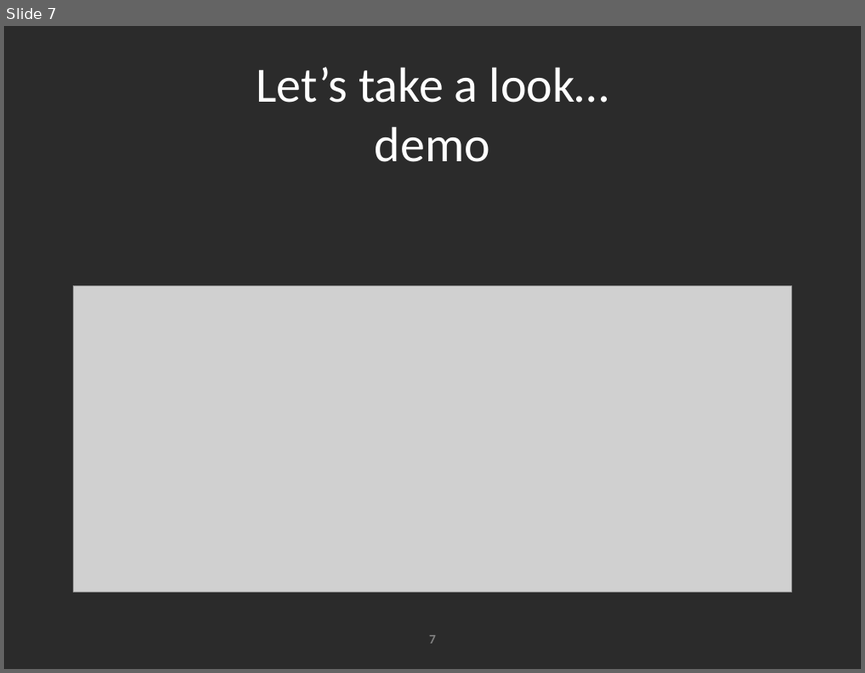
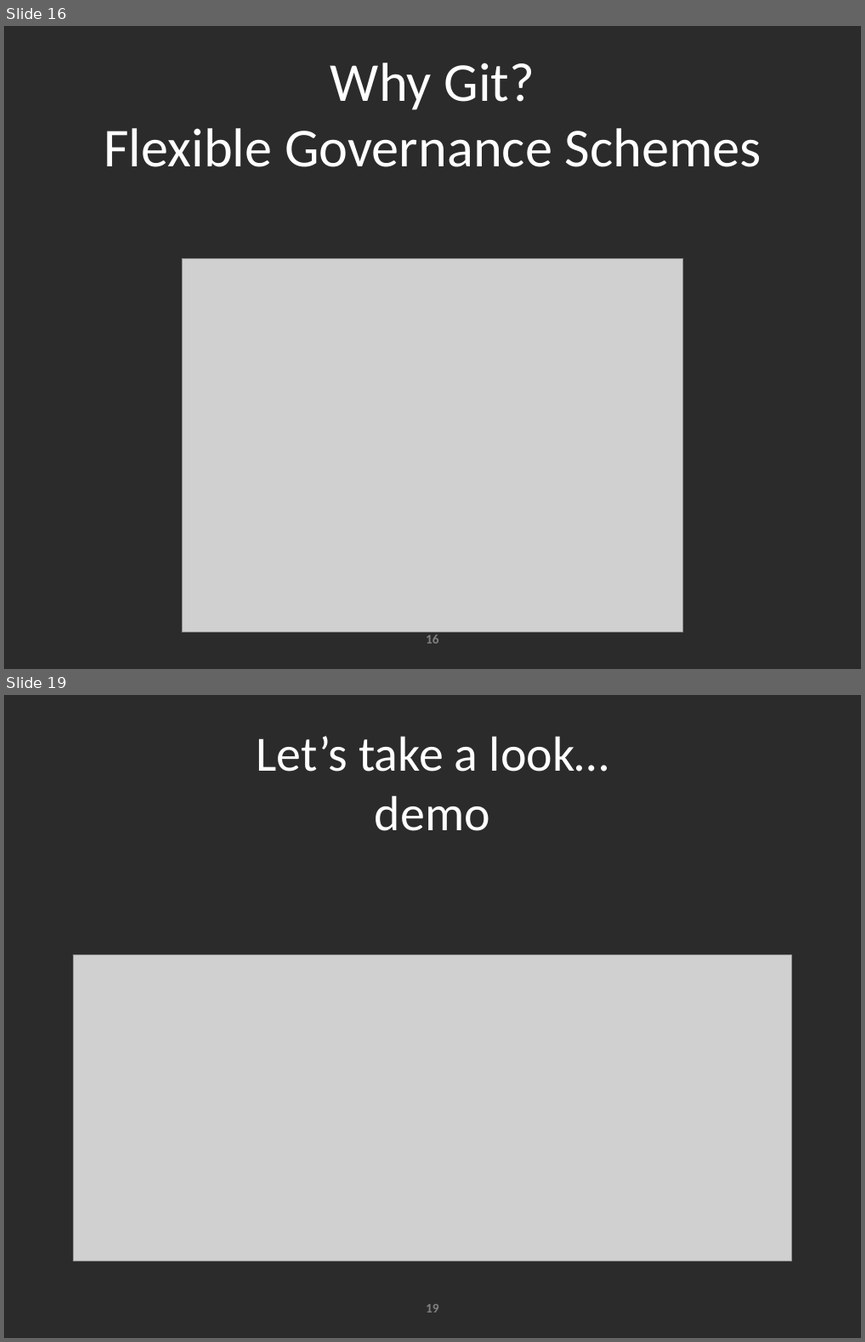
Before and after one commit to kevin-j-m/fedex-day, a slide deck: Fed Ex Days - Source Code Control presentation.pptx. Shown one above the other, each under a label of ours: slide 7 before the commit, slides 16 and 19 after it; the slides between them are not shown. The pictures are 865x673 and 865x1342 pixels, drawn with LibreOffice and Linux fonts; fonts in the diff are those of the drawing; grey boxes stand for pictures; background and template pictures are left out; a plain dark background stands for a picture behind light text. Boxes give left, top, right and bottom in pixels: in the first picture for what was removed or moved away, otherwise in the second. Text is boxed around its words. In the diff, an @@ line names an element or a change of style, - is before the commit and + after.

```diff
--- a/Fed Ex Days - Source Code Control presentation.pptx
+++ b/Fed Ex Days - Source Code Control presentation.pptx
@@ slide 16 added at bbox=[4, 26, 861, 669], background picture (left out) @@
@@ title added at bbox=[103, 63, 761, 167], 46 pt, text #FFFFFF @@
+Why Git?
+Flexible Governance Schemes
@@ picture added at bbox=[182, 258, 682, 632] @@
@@ page number added at bbox=[426, 634, 439, 643], 11 pt, text #808080, bold @@
+16
@@ what was slide 7 is now slide 19 @@
@@ page number at bbox=[426, 1304, 439, 1312]: text changed @@
-7
+19
```
Also in this commit, not shown: 6 slides changed, 15 other slides added, 1 slide removed.
